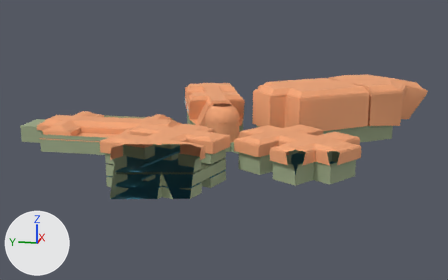
A saved change to the FBX model Assets/Models/Veterans Models/Veteran Art Museum.FBX.
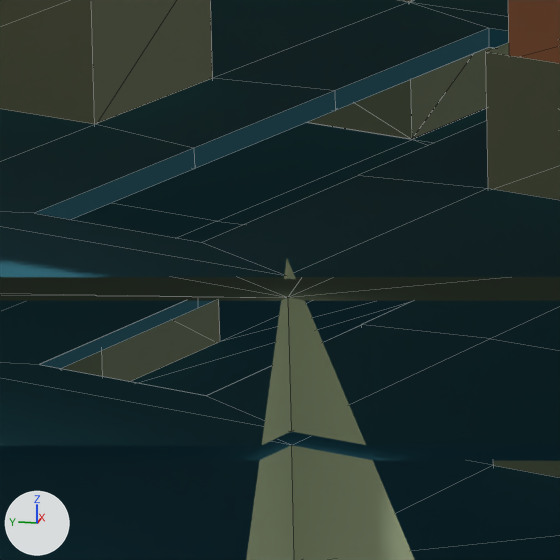
The first picture shows the older version from a 50 mm camera at (-520.0, -105.0, 138.0) aimed at (20.0, 3.0, 3.0). The close-ups show both versions on the part from 31% to 41% of the width and 53% to 70% of the height of that picture; other places that the commit changed are outside them. The lights are fixed; the arrows at lower left show +X, +Y and +Z. The close-ups show mesh edges as thin lines. Everything nearer to the camera than a plane just in front of the edit is cut away. Where no turn or scale is listed for an object, it has been applied to the vertices.

Names of what the first close-up shows: 'Box006', 'Ceiling001', 'Floor Lower 1', 'Floor Upper1', 'gROUND001'.
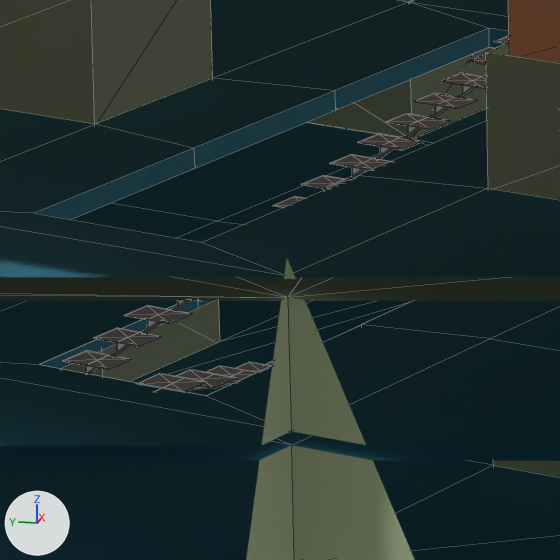
What the commit changed:
Mesh me_mesh_049 is new.
It has 198 vertices, 328 faces and spans x -51.5..-2.0, y 1.0..19.6, z 0.0..10.1.
Mesh me_mesh_048 is new.
It has 198 vertices, 328 faces and spans x 1.9..51.1, y -20.7..-1.0, z 0.0..10.1.
Object 'StraightStair006' (ob_straightstair006) is new; it shows me_mesh_049.
Its location is (-56.16, 13.77, -9.24).
Object 'StraightStair005' (ob_straightstair005) is new; it shows me_mesh_048.
Its location is (-106.5, 40.19, 0.53).

Boxes (x1, y1, x2, y2) around the edits, measured in the close-ups (560 x 560 px):
'StraightStair005', added: after (63, 35, 509, 374)
'StraightStair006', added: after (140, 361, 273, 392)
